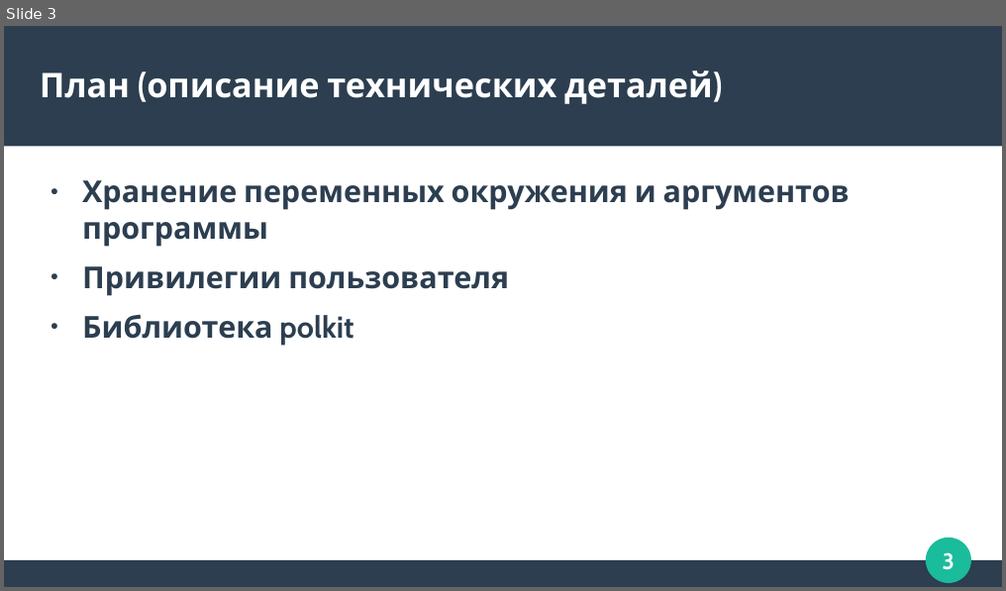
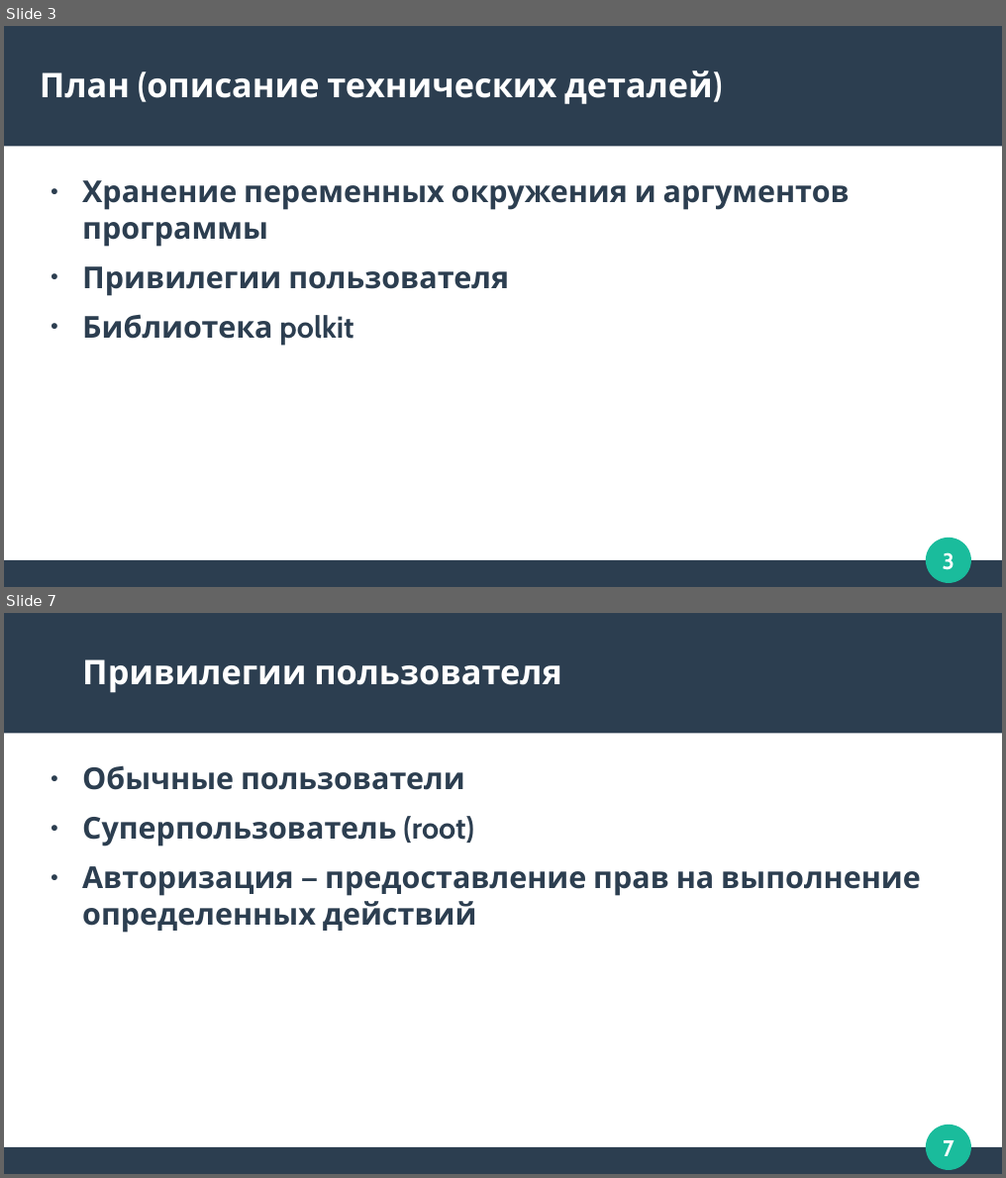
Before and after one commit to zubrailx/university-itmo, a slide deck: Year-3/Computer-architecture/lab-1/presentation.odp. Shown one above the other, each under a label of ours: slide 3 before the commit, slides 3 and 7 after it; the slides between them are not shown. The pictures are 1006x591 and 1006x1178 pixels, drawn with LibreOffice and Linux fonts; fonts in the diff are those of the drawing. Boxes give left, top, right and bottom in pixels: in the first picture for what was removed or moved away, otherwise in the second. Text is boxed around its words. In the diff, an @@ line names an element or a change of style, - is before the commit and + after.

```diff
--- a/Year-3/Computer-architecture/lab-1/presentation.odp
+++ b/Year-3/Computer-architecture/lab-1/presentation.odp
@@ slide 7 added at bbox=[4, 613, 1002, 1174], background #FFFFFF; not listed: 4 template elements that a slide beside it also shows @@
@@ title added at bbox=[82, 660, 562, 693], 27 pt, text #FFFFFF, bold @@
+Привилегии пользователя
@@ text added at bbox=[82, 765, 921, 933], 24 pt, text #2C3E50, bold @@
+● Обычные пользователи
+● Суперпользователь (root)
+● Авторизация — предоставление прав на выполнение определенных действий
```
Also in this commit, not shown: 1 slide changed, 25 other slides added, 1 slide removed, 5 other files.
